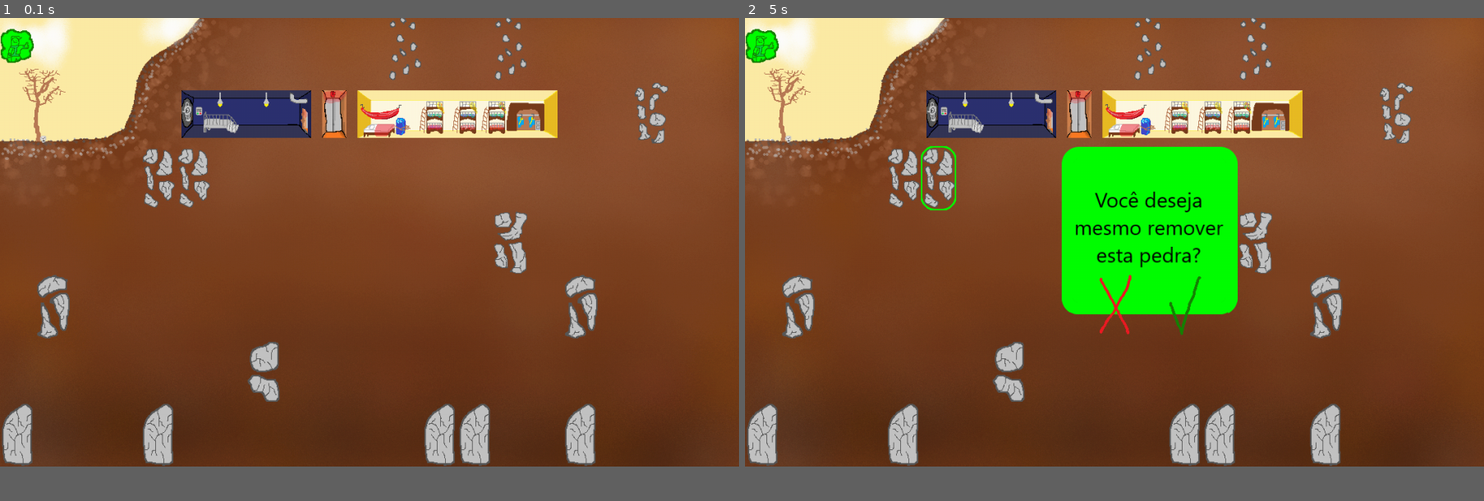
Above: before the commit, frames 1-2 (left to right).
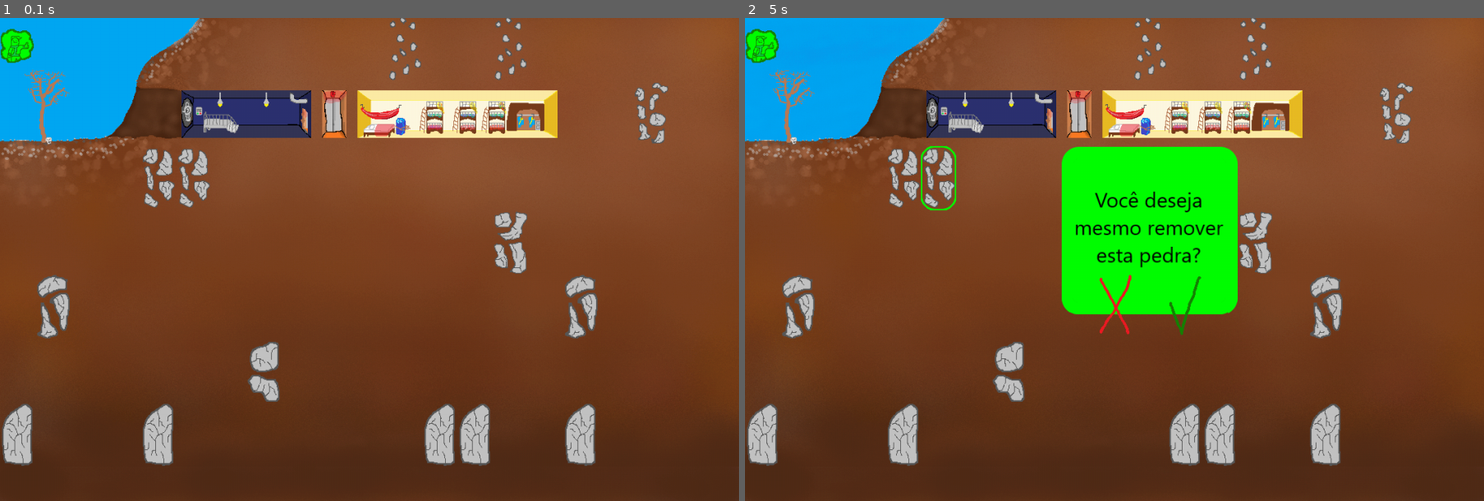
Above: after the commit, the same moments.

Repository: erickxbliv/Jogo-pygame
Game: pygame game, started from main.py
The game is run twice, just before and just after one commit, with the same random seed, the same clock (stepped at 60 frames per second) and the same inputs.
Inputs (mouse positions are in pixels of both pictures, inside the frame that each line leads up to):
- Up to frame 1 (0.1 s): no input
- Up to frame 2 (5 s): press the mouse at (1114, 293) at 0.37 s; move the mouse to (1025, 273) at 0.47 s; release the mouse at (937, 264) at 0.6 s; click (951, 172) at 4.72 s
In our replay, the window is 900x547 before the commit and 900x589 after it. These sizes can differ from the game's own. Grey fills any space a smaller window leaves; there, only what the larger window draws over its background counts as a difference.

The runs differ from the first frame. In frame 1, 5.6% of the frame differs, in the area x 0-100%, y 0-93%; in frame 2, 5.6%.

Commit message:
ciclo noite e dia implementado

Diff:
--- /dev/null
+++ b/dwellers.py
@@ -0,0 +1,30 @@
+from random import seed
+from random import randint
+
+class moradores:
+    def __init__(self):
+        self.sexo = None
+        self.nome = None
+        self.sobrenome = None
+        self.nomecompleto = None
+        self.xp = None
+        self.nivel = None
+        self.vida = None
+        self.radiacao = None
+
+        self.cabelo = None
+        self.rosto = None
+
+        self.forca = None      #pra agua
+        self.agilidade = None      #pra comida
+        self.resistencia = None    #eletricidade
+        self.carisma = None        #radio e quarto
+        self.inteligencia = None   #pro laboratorio                #SIGLA: CIFRA
+
+
+
+def nome(numAleatorio, sexo):
+    seed()
+
+    nomeM = ["erick","emanuel","jorge","joao","vitor","marcos","daniel","luan","edson","leandro","alexandre","carlos","samuel","assis"  #14
+        "franklin","henrique","gabriel","juliano","diogo","josafa","junior"]
--- a/funcoes.py
+++ b/funcoes.py
@@ -13,13 +13,14 @@
 
     preto = 0, 0, 0
     jogo.janela.fill(preto)
+    jogo.janela.blit(jogo.fuso,(0,0))
     jogo.janela.blit(jogo.fundo, (0,0))
     jogo.janela.blit(jogo.iconesistema, (0,0))
 
     if jogo.modo == "construir":
         contorno1 = pygame.image.load(path.join('sistema', 'constrorno1.png'))
         contorno2 = pygame.image.load(path.join('sistema', 'constrorno2.png'))
-        contorno3 = pygame.image.load(path.join('sistema', 'constrorno3.png'))
+        #contorno3 = pygame.image.load(path.join('sistema', 'constrorno3.png'))
 
     contagem = 0
     while contagem < 147:
@@ -63,9 +64,12 @@
                         #jogo.sobresalas.testduplas.append(ctg+1)
 
         contagem += 1
-
+    hud(jogo)
     if flipar == True: pygame.display.flip()
 
+
+def hud(jogo):
+    pass
 
 def minerar(jogo, celula):
 
--- a/main.py
+++ b/main.py
@@ -12,30 +12,36 @@
 import blueprint
 
 import testedados
+import dwellers
 
 class geral:
     def __init__(self):
 
-        self.janela = pygame.display.set_mode((1071,651))
+        self.janela = pygame.display.set_mode((1071,701))
+        self.clock = pygame.time.Clock()
+        self.iconesistema = pygame.image.load(path.join('sistema', 'sistema.png'))
+        self.fundo = pygame.image.load(path.join('cenario', 'fundo.png'))
+        self.fuso = pygame.image.load(path.join('fundo', '12horas.png'))
+
         self.dificuldade = None
         self.carregar = None
         self.dados = None
-        self.dinheiro = None
         self.modo = "espectador"
-        self.clock = pygame.time.Clock()
 
         self.construirtipo = None
+        self.sobresalas = None
 
-        self.iconesistema = pygame.image.load(path.join('sistema', 'sistema.png'))
-        self.fundo = pygame.image.load(path.join('cenario', 'dia.png'))
-
-        self.sobresalas = None
+        self.dinheiro = None
+        self.energia = None
+        self.comida = None
+        self.agua = None
 
     def menu(self):
         pass
 
-    def ciclonoitedia(self):
-        pass
+    def ciclonoitedia(self, x):
+        #fdeeb1
+        self.fuso = pygame.image.load(path.join('fundo', str(x) + 'horas.png'))
     #dar um pouco de dinheiro pra pessoa pelo menos sobreviver
 
 
@@ -56,6 +62,7 @@
 #sera se compensava eu ter os dados do jogo numa classe?
 #preto = 0, 0, 0
 horario = 1
+x = 12.0
 #modos: espectador - visualizar o bunker, construir - visualizar onde construir, espiar - assistir uma sala individualmente
 #clock tick
 
@@ -70,7 +77,7 @@
 
             if jogo.modo == "espectador":
 
-                print("###################\n",vars(celulas.lista[pos_vetor]),"\n----------------------")   #teste
+                #print("###################\n",vars(celulas.lista[pos_vetor]),"\n----------------------")   #teste
 
                 #print(pos_vetor)
                 if pos_vetor == 0:
@@ -81,4 +88,10 @@
                     funcoes.pretendencia(celulas.lista,pos_vetor,True)
 
     funcoes.animacao(jogo, celulas.lista,True)
+
+    jogo.ciclonoitedia(int(x))
+    x += 0.01
+    if x > 24.0:    #24 = max de imagens
+        x = 1.0
+        jogo.dinheiro += jogo.sobresalas.lucrodia
     jogo.clock.tick(60)
--- a/menu.py
+++ b/menu.py
@@ -43,8 +43,12 @@
     dificuldade = "facil"
     carregar = False
 
-    if dificuldade == "facil": jogo.dinheiro = 5000     #quanto seria bom?
-    else: jogo.dinheiro = 2500
+    if dificuldade == "facil":
+        jogo.dinheiro = 5000     #quanto seria bom?
+        jogo.sobresalas.lucrodia = 20
+    else:
+        jogo.dinheiro = 2500
+        jogo.sobresalas.lucrodia = 10
 
     jogo.dados = dados(dificuldade,carregar,posicao,nome)
 
@@ -110,7 +114,7 @@
     voltar = pygame.image.load(path.join('sistema', 'voltar.png'))
 
     pagina1 = ["elevador","quarto","cozinha","tratamento"]
-    pagina2 = ["gerador","renda","radio","treinamento"]
+    pagina2 = ["gerador","renda","laboratorio","treinamento"]
     livreto = [pagina1, pagina2]
     paginaatual = 0
     min = 0
--- a/testedados.py
+++ b/testedados.py
@@ -9,13 +9,15 @@
         #preco
         self.cnsm_EQCAEDRT = [0,0,0,0,0,0,0,0]
         #pagina1 = ["elevador","quarto","cozinha","tratamento"]
-        #pagina2 = ["gerador","renda","radio","treinamento"]
+        #pagina2 = ["gerador","renda","laboratorio","treinamento"]      #cancelei radio
 
         self.pagina0 = [100//4,80//4,200//4,200//4]
         self.pagina1 = [200//4,100//4,300//4,500//4]
 
         self.preco = [[100,80,200,200],[200,100,300,500]]
         self.precoatual = None
+
+        self.lucrodia = None
 
 
         #self.testeduplas = []
Binary file removed: cenario/dia.png
Binary file added: cenario/fundo.png
Binary file added: fundo/10horas.png
Binary file added: fundo/11horas.png
Binary file added: fundo/12horas.png
Binary file added: fundo/13horas.png
Binary file added: fundo/14horas.png
Binary file added: fundo/15horas.png
Binary file added: fundo/16horas.png
Binary file added: fundo/17horas.png
Binary file added: fundo/18horas.png
Binary file added: fundo/19horas.png
(and 16 more such lines)
